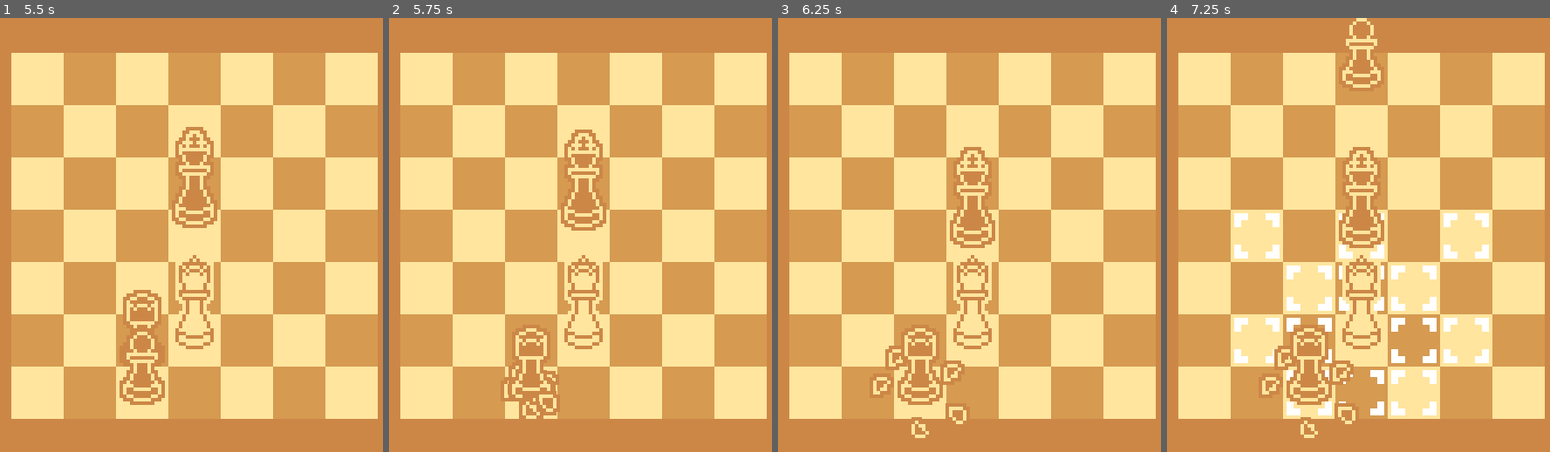
Above: before the commit, frames 1-4 (left to right).
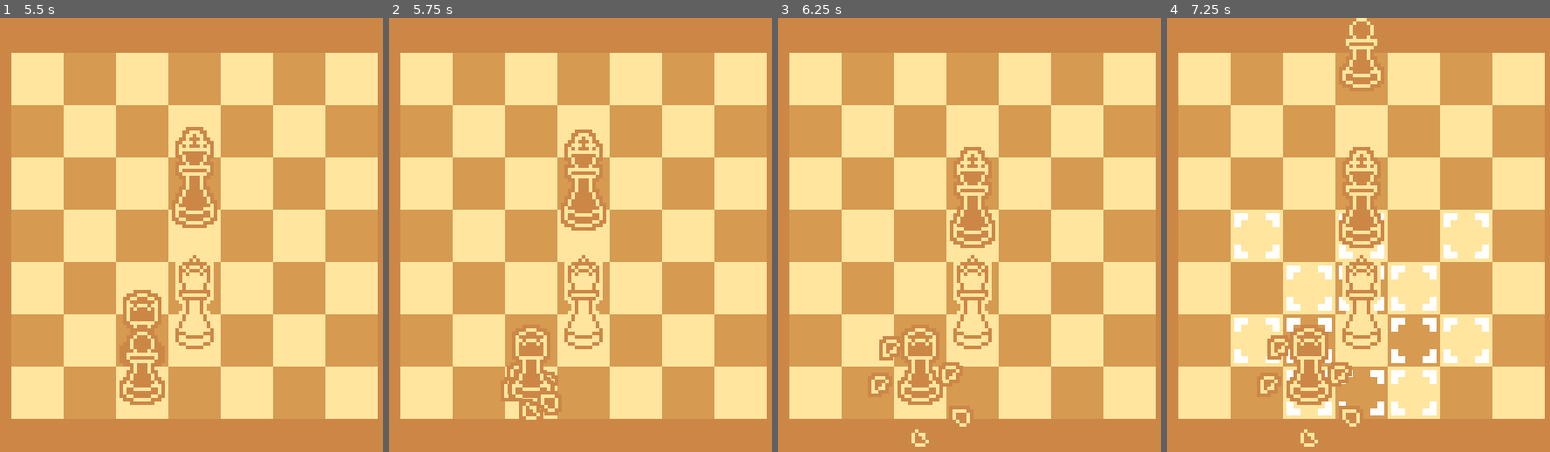
Above: after the commit, the same moments.

Repository: TripleCubes/TheQueenIsOP
Game: Godot game, scene res://Scenes/main.tscn
Same seed, same stepped clock (60 frames per second), same inputs: the game is played once before the commit and once after it.
Inputs (mouse positions are in pixels of both pictures, inside the frame that each line leads up to):
- Up to frame 1 (5.5 s): tap Enter at 0.5, 2.75 s; move the mouse to (291, 213) at 0.52 s; tap 1 (KEY_1) every 1.5 s from 0.6 to 5.1 s; tap Space at 1.25 s; move the mouse to (107, 256) at 1.27 s; click (107, 256) at 1.35 s; move the mouse to (237, 139) at 2.02 s; move the mouse to (172, 321) at 2.77 s; click (172, 321) at 2.85 s; move the mouse to (325, 300) at 3.52 s; move the mouse to (65, 169) at 4.27 s; click (65, 169) at 4.35 s; move the mouse to (214, 235) at 5.02 s
- Up to frame 2 (5.75 s): no input
- Up to frame 3 (6.25 s): move the mouse to (908, 126) at 5.77 s; click (908, 126) at 5.85 s
- Up to frame 4 (7.25 s): move the mouse to (1458, 213) at 6.52 s; tap 1 (KEY_1) at 6.6 s

Frame 1 is identical in both runs. In frame 2, 0.2% of the frame differs, in the area x 30-45%, y 80-93%; in frame 3, 0.7%; in frame 4, 0.8%, in the area x 24-51%, y 73-99%.

Commit message:
Pawn can be promoted to rook, bitshop or knight

Diff:
--- a/TheQueenIsOP/Scripts/Pieces/pawn.gd
+++ b/TheQueenIsOP/Scripts/Pieces/pawn.gd
@@ -1,6 +1,8 @@
 extends Piece
 
 const scene_rook: PackedScene = preload("res://Scenes/Pieces/rook.tscn")
+const scene_bitshop: PackedScene = preload("res://Scenes/Pieces/bitshop.tscn")
+const scene_knight: PackedScene = preload("res://Scenes/Pieces/knight.tscn")
 
 func _ready():
 	scene_destroyed = preload("res://Scenes/Pieces/pawn_destroyed.tscn")
@@ -36,9 +38,14 @@
 											+ 0.3)
 	timer.timeout.connect(func():
 		if board_pos.y == 6:
-			var rook: = scene_rook.instantiate()
-			rook.position = GlobalFunctions.board_pos_to_scene_pos(self.board_pos)
-			GlobalVars.pieces.add_child(rook)
+			var piece_list: = [
+				scene_rook,
+				scene_bitshop,
+				scene_knight,
+			]
+			var promoted_to: Piece = piece_list[randi_range(0, 2)].instantiate()
+			promoted_to.position = GlobalFunctions.board_pos_to_scene_pos(self.board_pos)
+			GlobalVars.pieces.add_child(promoted_to)
 
 			var timer_0: = get_tree().create_timer(0.18)
 			timer_0.timeout.connect(func():
--- a/TheQueenIsOP/Scripts/Pieces/piece.gd
+++ b/TheQueenIsOP/Scripts/Pieces/piece.gd
@@ -24,7 +24,7 @@
 	return Moveable.NOT_MOVEABLE
 
 func destroyed_animation() -> void:
-	for i in 5:
+	for i in randi_range(4, 6):
 		var destroyed_shard: DestroyedShard
 		if self == GlobalVars.queen:
 			destroyed_shard = scene_destroyed_shard_queen.instantiate()
@@ -44,7 +44,7 @@
 		destroyed_piece.position = self.position
 		GlobalVars.pieces.add_child(destroyed_piece)
 
-	for i in 5:
+	for i in randi_range(4, 6):
 		var destroyed_shard = scene_destroyed_shard.instantiate()
 		destroyed_shard.h = randf_range(10, 20)
 		destroyed_shard.dir = dir.rotated(deg_to_rad(randf_range(-30, 30)))
--- a/TheQueenIsOP/Scripts/Singletons/enemys_turn.gd
+++ b/TheQueenIsOP/Scripts/Singletons/enemys_turn.gd
@@ -7,10 +7,10 @@
 
 	var timer: = get_tree().create_timer(move_result.moved_time + 0.2)
 	timer.timeout.connect(func():
-		_spawn(3 - move_result.moved_count)
+		_spawn(3 - move_result.piece_count)
 	)
 
-	var timer_0: = get_tree().create_timer(move_result.moved_time + 0.1 * (3 - move_result.moved_count) + 0.8 + 0.2)
+	var timer_0: = get_tree().create_timer(move_result.moved_time + 0.1 * (3 - move_result.piece_count) + 0.8 + 0.2)
 	timer_0.timeout.connect(func():
 		GlobalVars.queens_turn = true
 	)
@@ -33,7 +33,7 @@
 	moveable_list.shuffle()
 	combined_list = can_take_queen_list + moveable_list
 
-	amount = min(amount, moveable_list.size())
+	amount = min(amount, combined_list.size())
 
 	var move_time: = (Consts.MOVE_TIME
 						+ Consts.MOVE_PLACE_DOWN_TIME
@@ -48,7 +48,7 @@
 		)
 
 	return {
-		moved_count = amount,
+		piece_count = piece_list.size(),
 		moved_time = move_time * amount,
 	}
 
